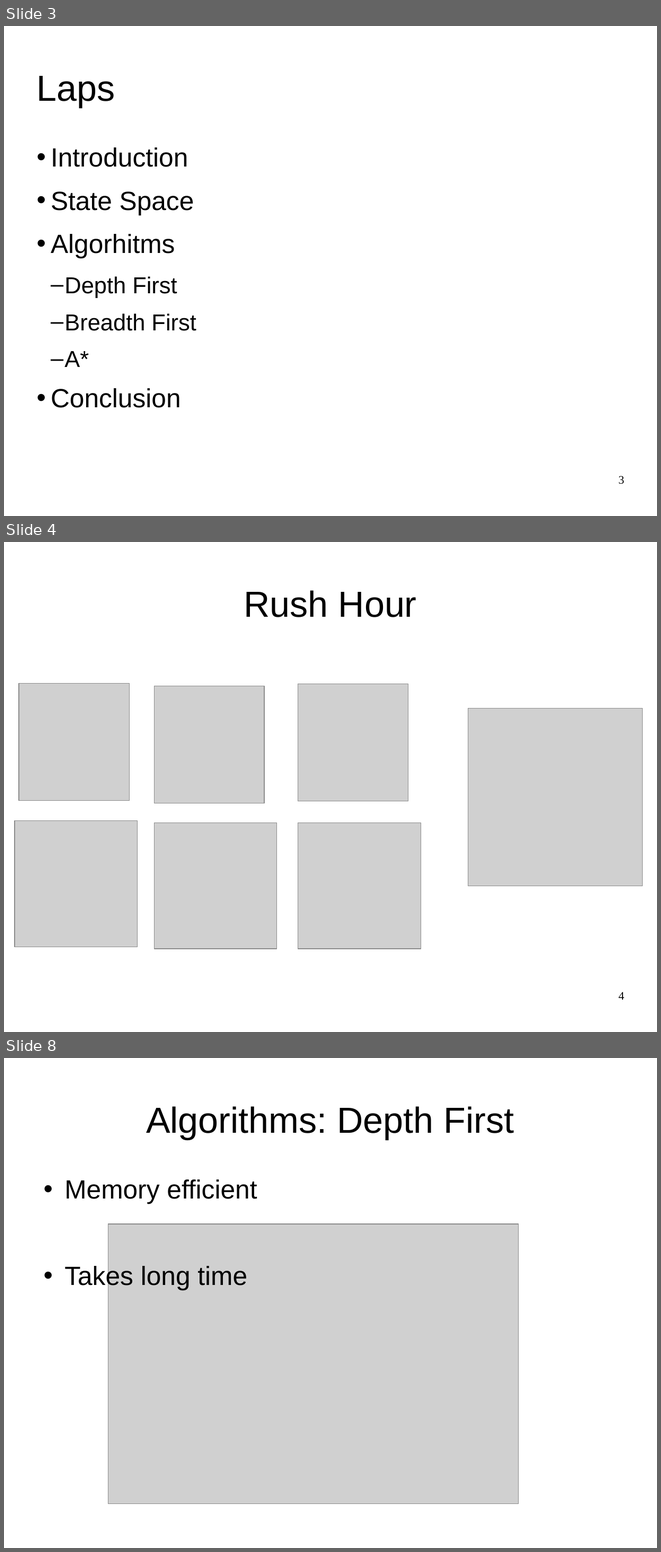
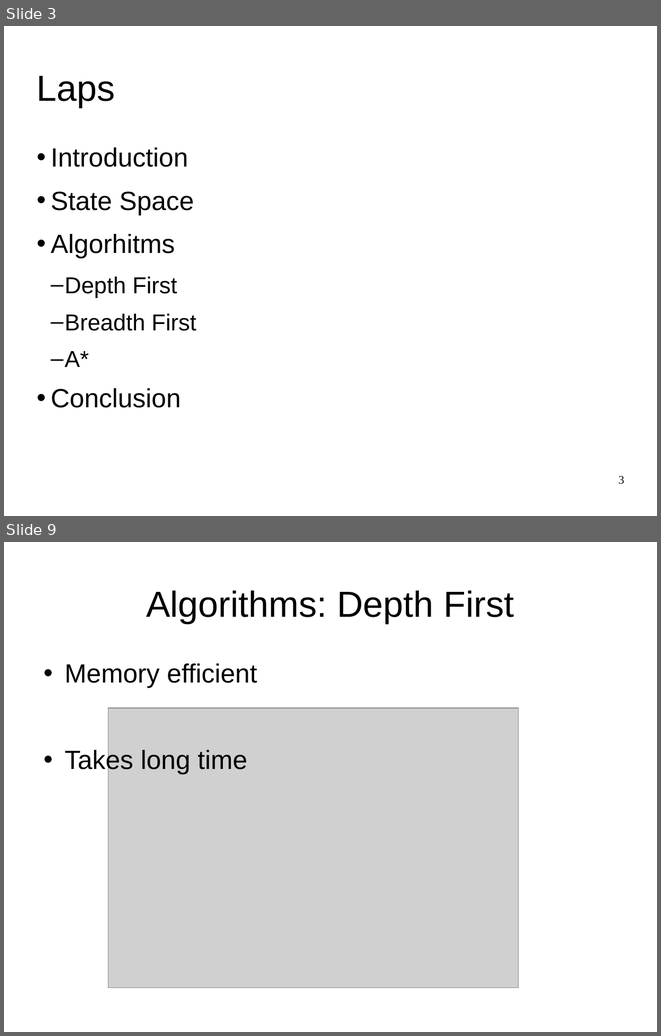
Before and after one commit to SjoerdvanderHeijden/Formule-i, a slide deck: PresRushHour4.ppt. Shown one above the other, each under a label of ours: slides 3, 4 and 8 before the commit, slides 3 and 9 after it; the slides between them are not shown. The pictures are 661x1552 and 661x1036 pixels, drawn with LibreOffice and Linux fonts; fonts in the diff are those of the drawing; grey boxes stand for pictures. Boxes give left, top, right and bottom in pixels: in the first picture for what was removed or moved away, otherwise in the second. Text is boxed around its words. In the diff, an @@ line names an element or a change of style, - is before the commit and + after.

```diff
--- a/PresRushHour4.ppt
+++ b/PresRushHour4.ppt
@@ slide 4 removed at (x1=4, y1=542, x2=657, y2=1032), background #FFFFFF @@
@@ title removed at (x1=244, y1=590, x2=417, y2=617) @@
-Rush Hour
@@ picture removed at (x1=19, y1=684, x2=129, y2=801) @@
@@ picture removed at (x1=298, y1=684, x2=408, y2=802) @@
@@ picture removed at (x1=154, y1=686, x2=264, y2=803) @@
@@ picture removed at (x1=468, y1=708, x2=643, y2=885) @@
@@ picture removed at (x1=15, y1=820, x2=138, y2=947) @@
@@ picture removed at (x1=154, y1=823, x2=276, y2=949) @@
@@ picture removed at (x1=298, y1=823, x2=421, y2=949) @@
@@ page number removed at (x1=618, y1=991, x2=624, y2=999) @@
-4
@@ what was slide 8 is now slide 9 @@
```
Also in this commit, not shown: 5 slides added, 3 other slides removed, 3 other files.
